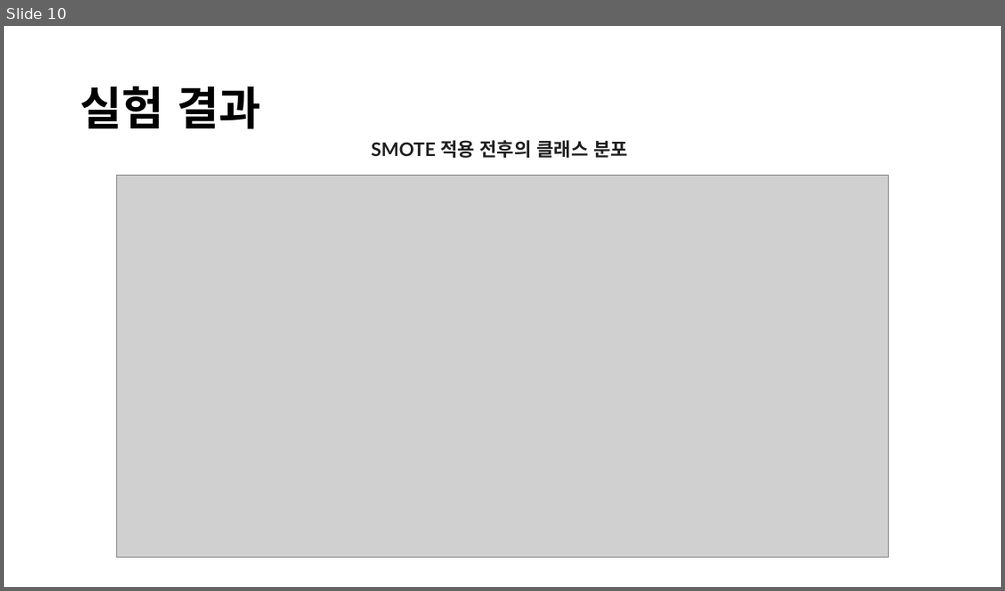
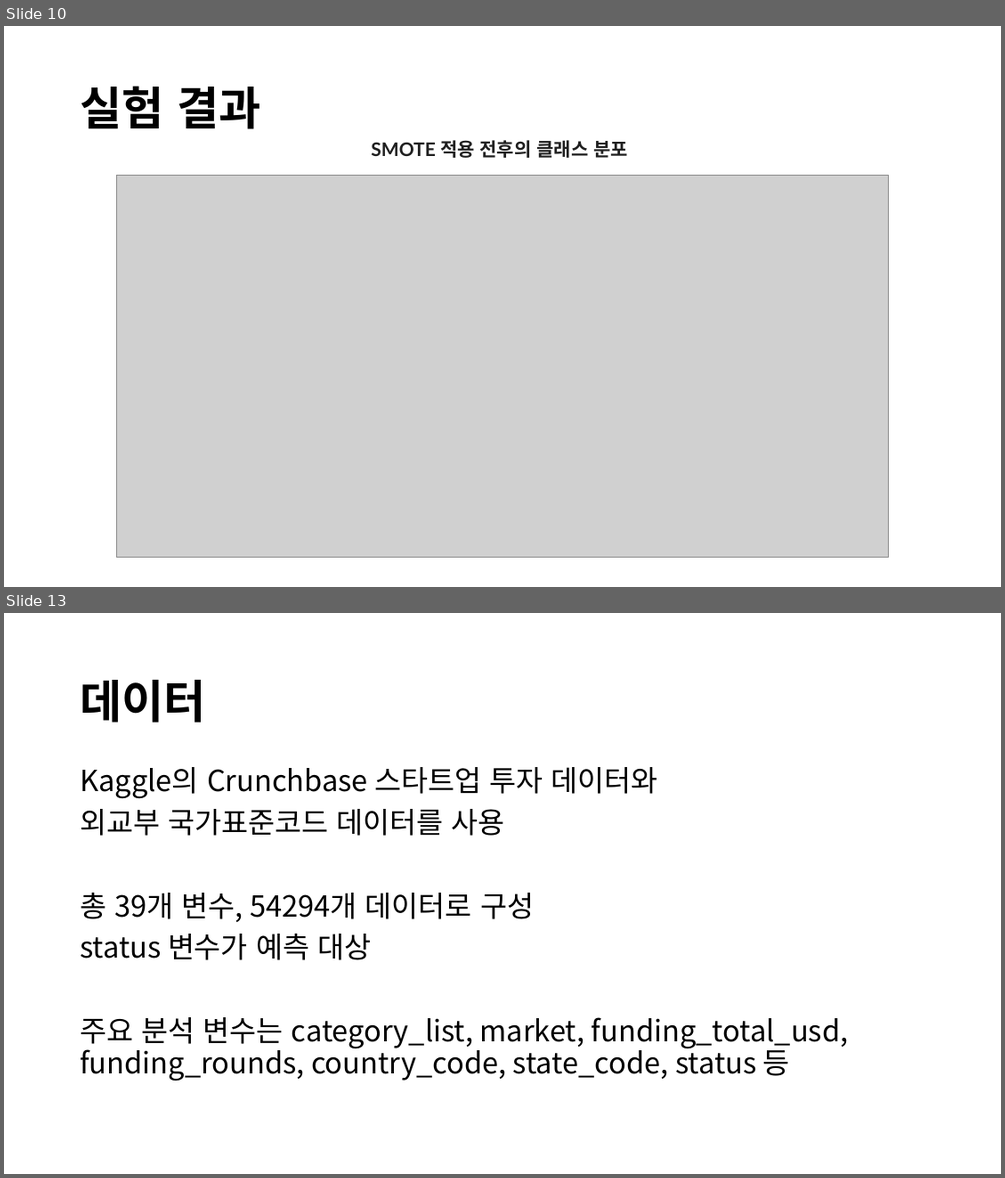
Before and after one commit to kimyoungho010311/Startup_Success_Prediction_Hackathon, a slide deck: notebooks/Steeze/스타트업 성공 예측.pptx. Shown one above the other, each under a label of ours: slide 10 before the commit, slides 10 and 13 after it; the slides between them are not shown. The pictures are 1005x591 and 1005x1178 pixels, drawn with LibreOffice and Linux fonts; fonts in the diff are those of the drawing; grey boxes stand for pictures. Boxes give left, top, right and bottom in pixels: in the first picture for what was removed or moved away, otherwise in the second. Text is boxed around its words. In the diff, an @@ line names an element or a change of style, - is before the commit and + after.

```diff
--- a/notebooks/Steeze/스타트업 성공 예측.pptx
+++ b/notebooks/Steeze/스타트업 성공 예측.pptx
@@ slide 13 added at (4,613,1001,1174), background #FFFFFF @@
@@ text added at (80,680,206,722), 44 pt, text #000000, bold @@
+데이터
@@ text added at (80,767,849,1080), 28 pt, text #000000 @@
+Kaggle의 Crunchbase 스타트업 투자 데이터와
+외교부 국가표준코드 데이터를 사용
+총 39개 변수, 54294개 데이터로 구성
+status 변수가 예측 대상
+주요 분석 변수는 category_list, market, funding_total_usd, funding_rounds, country_code, state_code, status 등
```
Also in this commit, not shown: 6 other slides added.
